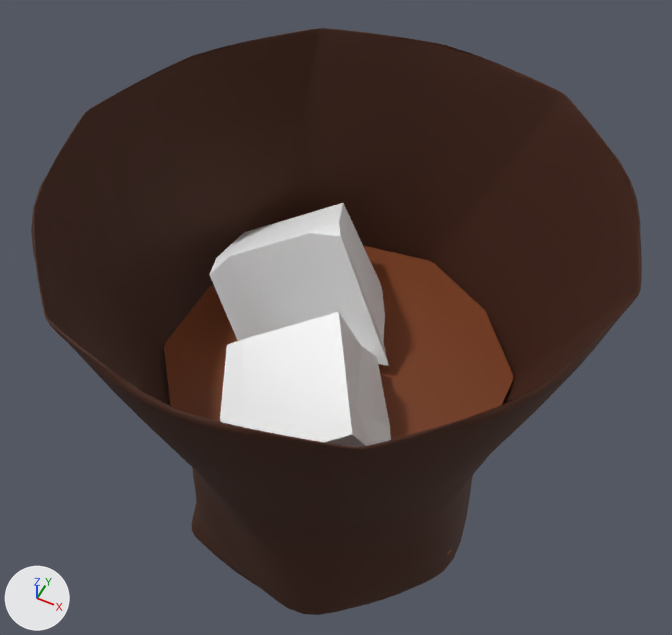
Renders of the glTF model public/scene/items/glass.glb from each side of a commit.
Rendered twice from a 50 mm lens placed at (0.223, -0.446, 0.623), pointed at (-0.014, 0.027, 0.033). Arrows for +X, +Y and +Z are at lower left; the lights stay in place. Where no turn or scale is listed for an object, it has been applied to the vertices. Vertices at the same position are counted once.

Before the edit, the objects in view are built like this:
```python
me_mesh_011 = bpy.data.meshes.new('Mesh.011')
me_mesh_011.from_pydata(...)  # 26 vertices, 48 faces; spans x -0.0612..0.0878, y -0.1471..0.0027, z -0.0327..0.1074
me_mesh_011.materials.append(mat_lambert3)  # white #ffffff
me_mesh_012 = bpy.data.meshes.new('Mesh.012')
me_mesh_012.from_pydata(...)  # 24 vertices, 44 faces; spans x -0.133..0.045, y -0.035..0.116, z -0.038..0.121
me_mesh_012.materials.append(mat_lambert3)  # white #ffffff
me_mesh_013 = bpy.data.meshes.new('Mesh.013')
me_mesh_013.from_pydata(...)  # 3938 vertices, 7872 faces; spans x -0.213..0.213, y -0.209..0.209, z -0.198..0.197
me_mesh_013.materials.append(mat_blinn2)  # brown #401b03
me_mesh_014 = bpy.data.meshes.new('Mesh.014')
me_mesh_014.from_pydata(...)  # 108 vertices, 212 faces; spans x -0.142..0.142, y -0.146..0.146, z -0.165..0.011
me_mesh_014.materials.append(mat_lambert13)  # brown #7a3a10
ob_box009 = bpy.data.objects.new('Box009', me_mesh_011)
ob_box009.location = (0.0, 0.0, 0.0)
ob_box010 = bpy.data.objects.new('Box010', me_mesh_012)
ob_box010.location = (0.0, 0.0, 0.0)
ob_cylinder003 = bpy.data.objects.new('Cylinder003', me_mesh_013)
ob_cylinder003.location = (0.0, 0.0, 0.0)
ob_object004 = bpy.data.objects.new('Object004', me_mesh_014)
ob_object004.location = (0.0, 0.0, 0.0)
```
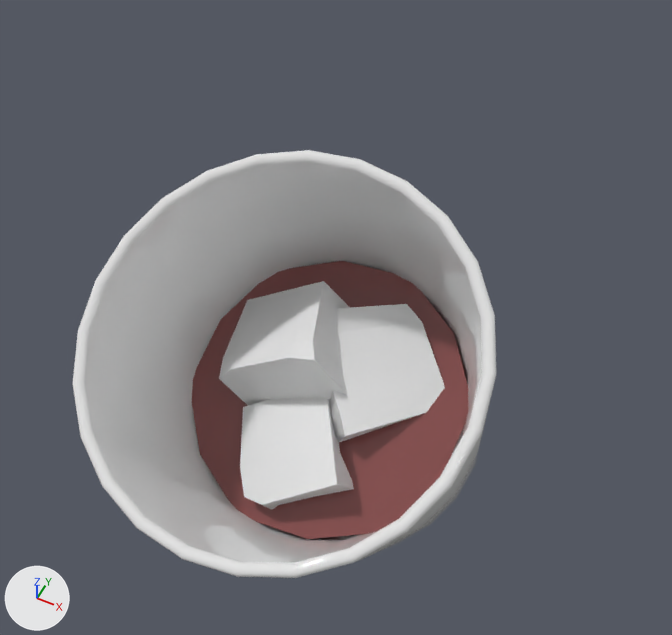
Where the newer file only moved an object's origin or applied its transform, the numbers keep the older frame.

What differs and where, as boxes [x1, y1, x2, y2] in the pictures (672 x 635 px):
'Cylinder003', deleted (brown)
    before: [31, 28, 642, 615]
'Cylinder.001', added
    after: [72, 150, 496, 578]
'Object004', recoloured, reshaped
    before: [164, 246, 513, 555]
    after: [192, 261, 468, 539]
'Box010', recoloured, mesh turned
    before: [209, 203, 389, 366]
    after: [219, 281, 350, 405]
'Box009', recoloured, mesh turned
    before: [220, 312, 391, 447]
    after: [240, 398, 354, 509]
'Box008', unchanged, uncovered by the edit
    after: [329, 304, 445, 442]

The edits, one by one:
Material 'Material.002' (mat_material_002) is new.
Its base color is (0.251, 0.0751, 0.0732) (brown #894d4c).
Its roughness is 0.0.
Material 'Material.003' (mat_material_003) is new.
Its base color is (0.8, 0.8, 0.8) (white #e7e7e7).
Material 'Material.005' (mat_material_005) is new.
Its base color is (0.8, 0.8, 0.8) (white #e7e7e7).
Its roughness is 0.0.
Its transmission weight is 0.0202.
me_mesh_011 has 26 vertices, 48 faces and spans x -0.0612..0.0878, y -0.1471..0.0027, z -0.0327..0.1074.
me_mesh_011 is used by ob_box009; location (0.0, 0.0, 0.0).
me_mesh_011 no longer uses material mat_lambert3 (white #ffffff).
me_mesh_011 part 1: the whole mesh is turned 7.4 degrees about the x axis through its middle and scaled by 0.859, then moved by (-0.0141, 0.0201, -0.0977).
me_mesh_011 now uses material mat_material_003 (white #e7e7e7).
me_mesh_012 has 24 vertices, 44 faces and spans x -0.133..0.045, y -0.035..0.116, z -0.038..0.121.
me_mesh_012 is used by ob_box010; location (0.0, 0.0, 0.0).
me_mesh_012 no longer uses material mat_lambert3 (white #ffffff).
me_mesh_012 part 2: the whole mesh is turned 28.4 degrees about the x axis through its middle and scaled by 0.859, then moved by (0.017, -0.04, -0.046).
me_mesh_012 now uses material mat_material_003 (white #e7e7e7).
me_mesh_014 has 108 vertices, 212 faces and spans x -0.142..0.142, y -0.146..0.146, z -0.165..0.011.
me_mesh_014 is used by ob_object004; location (0.0, 0.0, 0.0).
me_mesh_014 no longer uses material mat_lambert13 (brown #7a3a10).
me_mesh_014 part 3: the whole mesh is multiplied about its middle by the matrix ((0.461, -0.711, 0.0), (0.626, 0.406, -0.193), (0.338, 0.219, 0.356)), then moved by (-0.003, 0.002, 0.025).
me_mesh_014 now uses material mat_material_002 (brown #894d4c).
Mesh me_cylinder_001 is new.
It has 288 vertices, 572 faces and spans x -0.154..0.154, y -0.193..0.176, z -0.175..0.182.
It uses material mat_material_005 (white #e7e7e7).
Object 'Cylinder003' (ob_cylinder003) is deleted.
Object 'Cylinder.001' (ob_cylinder_001) is new; it shows me_cylinder_001.
Its location is (-0.003, -0.032, 0.012).
